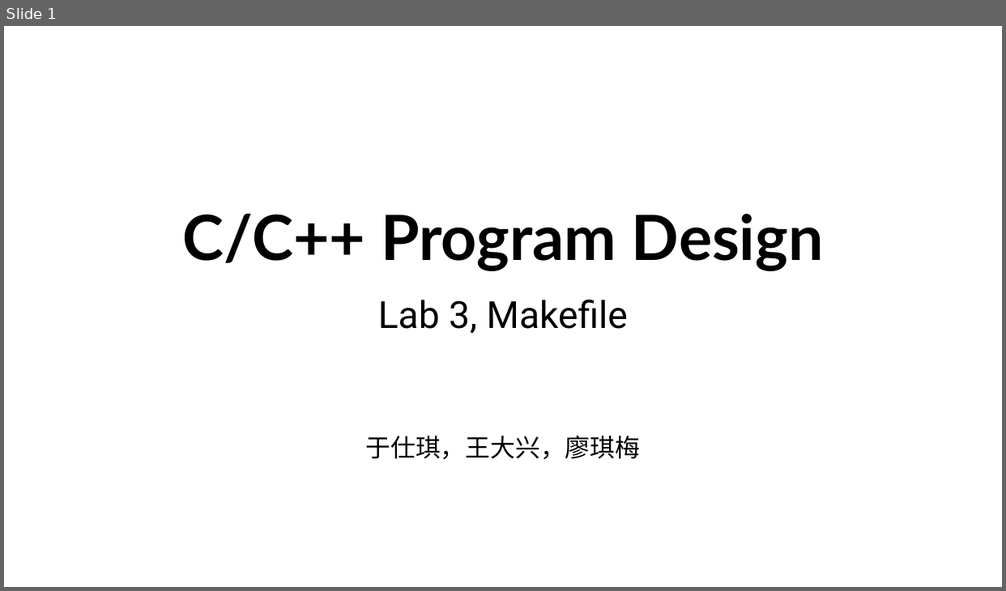
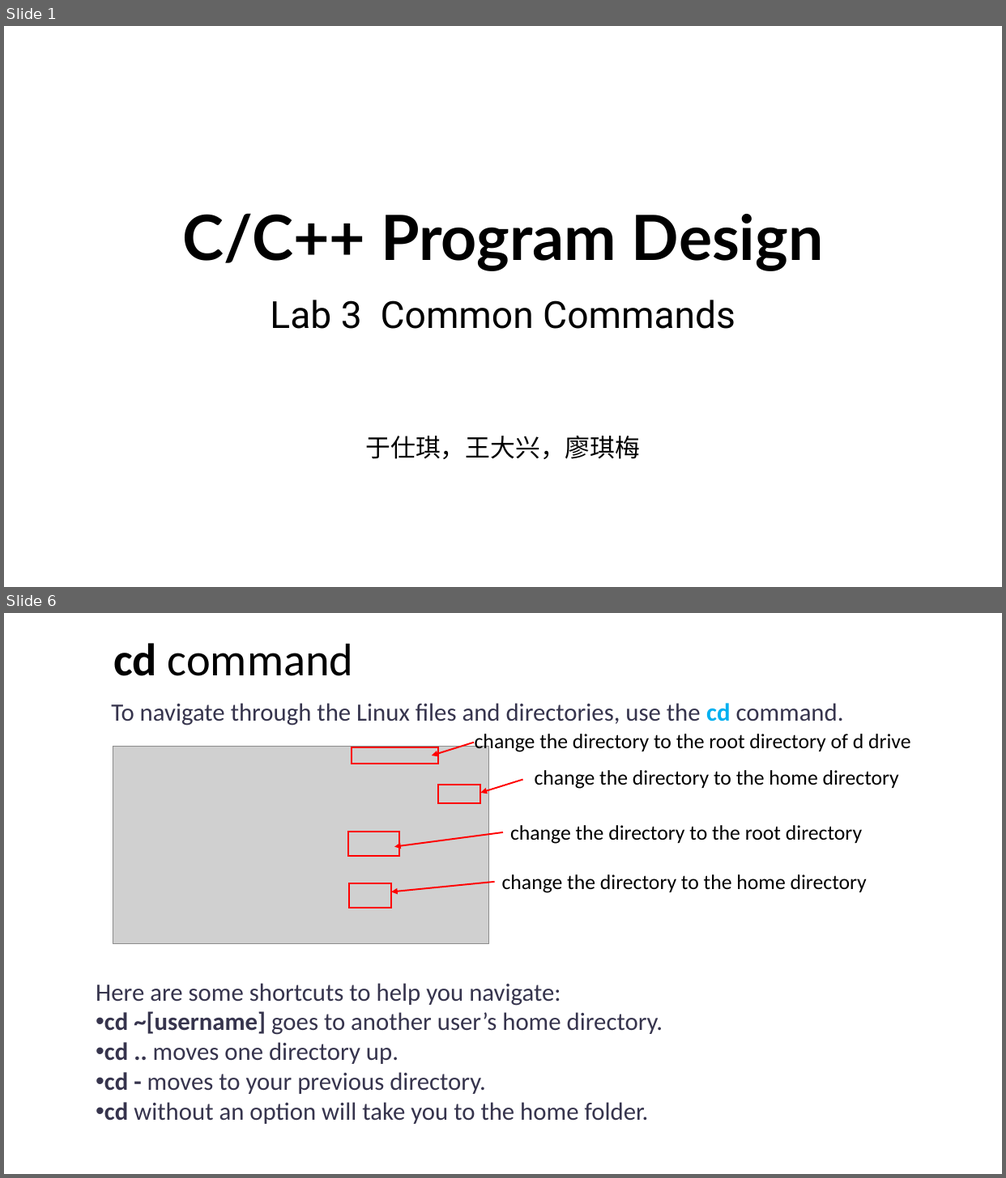
Before and after one commit to ShiqiYu/CPP, a slide deck: week03/Lab03.pptx. Shown one above the other, each under a label of ours: slide 1 before the commit, slides 1 and 6 after it; the slides between them are not shown. The pictures are 1006x591 and 1006x1178 pixels, drawn with LibreOffice and Linux fonts; fonts in the diff are those of the drawing; grey boxes stand for pictures; background and template pictures are left out. Boxes give left, top, right and bottom in pixels: in the first picture for what was removed or moved away, otherwise in the second. Text is boxed around its words. In the diff, an @@ line names an element or a change of style, - is before the commit and + after.

```diff
--- a/week03/Lab03.pptx
+++ b/week03/Lab03.pptx
@@ slide 6 added at (x1=4, y1=613, x2=1002, y2=1174), background #FFFFFF @@
@@ title added at (x1=113, y1=643, x2=354, y2=676), 44 pt, text #000000 @@
+cd command
@@ text added at (x1=111, y1=703, x2=844, y2=726), 24 pt, text #36344D @@
+To navigate through the Linux files and directories, use the cd command.
@@ text added at (x1=475, y1=734, x2=910, y2=753), 20 pt, text #000000 @@
+change the directory to the root directory of d drive
@@ picture added at (x1=113, y1=747, x2=489, y2=944) @@
@@ rectangle added at (x1=351, y1=747, x2=438, y2=764), outline #FF0000 1.5 pt @@
@@ arrow added from (474, 743) to (432, 756), #FF0000 1.5 pt @@
@@ arrow added from (522, 780) to (481, 793), #FF0000 1.5 pt @@
@@ text added at (x1=535, y1=770, x2=899, y2=789), 20 pt, text #000000 @@
+change the directory to the home directory
@@ rectangle added at (x1=438, y1=785, x2=480, y2=803), outline #FF0000 1.5 pt @@
@@ text added at (x1=510, y1=825, x2=862, y2=844), 20 pt, text #000000 @@
+change the directory to the root directory
@@ rectangle added at (x1=348, y1=832, x2=399, y2=856), outline #FF0000 1.5 pt @@
@@ arrow added from (503, 833) to (394, 846), #FF0000 1.5 pt @@
@@ text added at (x1=502, y1=875, x2=867, y2=893), 20 pt, text #000000 @@
+change the directory to the home directory
@@ rectangle added at (x1=349, y1=884, x2=391, y2=909), outline #FF0000 1.5 pt @@
@@ arrow added from (494, 882) to (391, 892), #FF0000 1.5 pt @@
@@ text added at (x1=96, y1=983, x2=663, y2=1124), 24 pt, text #36344D @@
+Here are some shortcuts to help you navigate:
+• cd ~[username] goes to another user’s home directory.
+• cd .. moves one directory up.
+• cd - moves to your previous directory.
+• cd without an option will take you to the home folder.
@@ slide 1 changed as well @@
@@ subtitle at (x1=270, y1=300, x2=735, y2=329): text changed @@
-Lab 3, Makefile
+Lab 3 Common Commands
```
Also in this commit, not shown: 20 other slides added, 15 slides removed.
